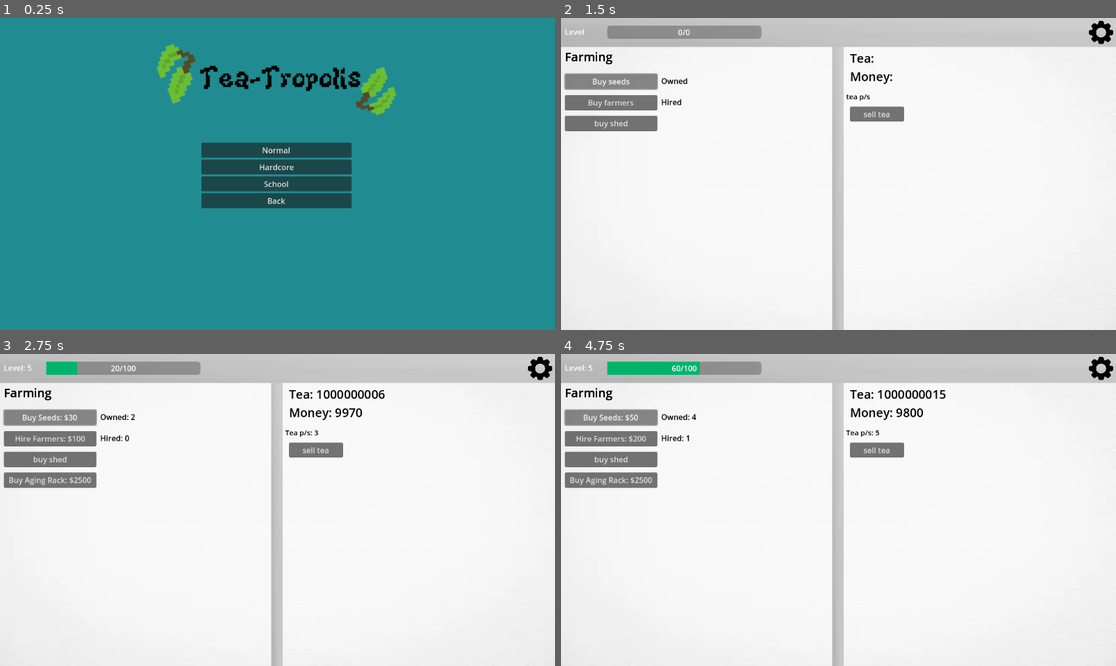
Above: before the commit, frames 1-4 (two rows, left to right).
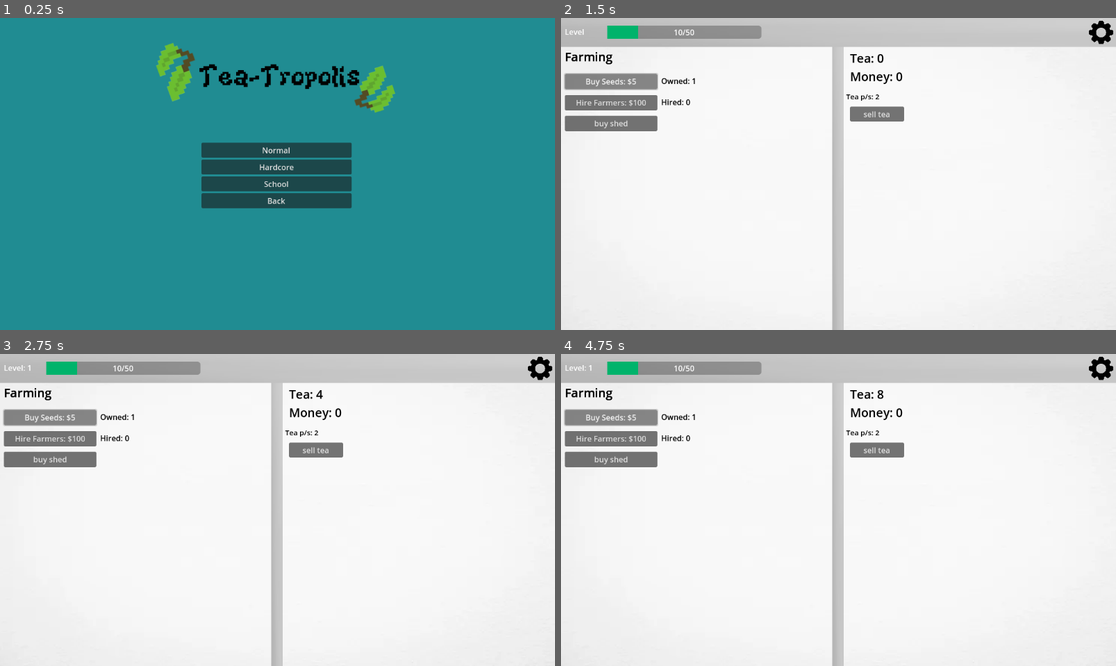
Above: after the commit, the same moments.

Repository: scarvey01/tea-tropolis
Game: Godot game, scene res://menu screens/Mode Select.tscn
Same seed, same stepped clock (60 frames per second), same inputs: the game is played once before the commit and once after it. The project has no main scene, so this scene is started directly.
Inputs:
- Up to frame 1 (0.25 s): no input
- Up to frame 2 (1.5 s): click "School" at 0.5 s; click "Buy seeds" (after the commit: "Buy Seeds: $0") at 1.25 s
- Up to frame 3 (2.75 s): click "Buy Seeds: $20" (after the commit: "Buy Seeds: $5") at 2 s
- Up to frame 4 (4.75 s): click "Buy Seeds: $30" (after the commit: "Buy Seeds: $5") at 2.75 s; click "Hire Farmers: $100" at 3.5 s; click "Buy Seeds: $40" (after the commit: "Buy Seeds: $5") at 4.25 s

The runs differ from the first frame. In frame 1, 1.4% of the frame differs, in the area x 28-72%, y 8-32%; in frame 2, 0.6%; in frame 3, 1.3%; in frame 4, 1.8%, in the area x 0-70%, y 2-43%.

Commit message:
Add files via upload

Diff:
--- a/Game (school)/tea_tropolis_school.gd
+++ b/Game (school)/tea_tropolis_school.gd
@@ -1,26 +1,59 @@
 extends Node2D
 var setting_menu_open = true
 var dark_mode = false
-var level = 5 #LEVEL LEVEL LEVEL LEVEL LEVEL LEVEL
+var level = 1 #LEVEL LEVEL LEVEL LEVEL LEVEL LEVEL
 var xp = 0 #########################
-var levelxp = 100########################
-var tea = 1000000000## TEA TEA TEA TEA TEA TEA TEA TEA
+var levelxp = 50########################
+var tea = 0## TEA TEA TEA TEA TEA TEA TEA TEA
 var teaps = 1
 var tea_all_time = 0
 var teatomoney = 0.5
-var money = 10000 ### Money Money Money Money Money Money
+var money = 0 ### Money Money Money Money Money Money
 var money_all_time = 0
 var money_spent = 0
-var seed_cost = 10
+var seed_cost = 0
 var max_seed = 9
 var seed_owned = 0
 var farmer_cost = 100
 var farmer_owned = 0
+var age_rack_owned = false
 var age_rack_cost = 2500
 var aging_cost = 1000
 var aging_tea = 0
 var Timer2 = Timer.new()
 var batch = false
+#######################################################################################################
+
+
+func save_game():
+	var saved_game:SavedGame = SavedGame.new()
+
+	saved_game.dark_mode = dark_mode
+	saved_game.tea = tea
+	saved_game.teaps = teaps
+	saved_game.teatomoney = teatomoney
+	saved_game.tea_all_time = tea_all_time
+	saved_game.money = money
+	saved_game.money_all_time = money_all_time
+	saved_game.money_spent = money_spent
+	saved_game.level = level
+	saved_game.levelxp = levelxp
+	saved_game.xp = xp
+	saved_game.seed_cost = seed_cost
+	saved_game.max_seed = max_seed
+	saved_game.max_seed = seed_owned
+	saved_game.farmer_cost = farmer_cost
+	saved_game.farmer_owned = farmer_owned
+	saved_game.age_rack_owned = age_rack_owned
+	saved_game.aging_tea = aging_tea
+	saved_game.batch = batch
+
+	ResourceSaver.save(saved_game, "user://savegame.tres")
+
+func load_game():
+	var saved_game:SavedGame = load("user://savegame.tres") as SavedGame
+
+	var _darkmode = saved_game.dark_mode
 
 func _ready():
 	# Create a new Timer
@@ -35,8 +68,7 @@
 	# Connect the signal
 	timer1.timeout.connect(_on_timer1_timeout)
 	timer1.start()
-	tea += teaps
-	tea_all_time += teaps
+
 func _on_timer1_timeout(): #REFRESHES EVERYTHING
 	tea += teaps
 	tea_all_time += teaps
@@ -44,9 +76,26 @@
 func check_level():
 	age_rack_level()
 #RIGHT SIDE OF SCREEN VALUES RIGHT SIDE OF SCREEN VALUES RIGHT SIDE OF SCREEN VALUES
-func _process(delta):
+func _process(_delta):
 	display_slider_tea()
-
+	display_needed_xp()
+	diplay_xp_bar()
+	check_level()
+	display_tea()
+	display_money()
+	check_level()
+	display_teaps()
+	display_total_tea()
+	display_total_money()
+	display_money_spent()
+	display_seed_cost()
+	display_farmer_cost()
+	display_seed_owned()
+	display_farmer_owned()
+	display_buy_aging_rack()
+	display_age_cost()
+	display_slider_tea()
+	display_age_time()
 func display_tea():
 	$gui/Teaamt.text = "Tea: " + str(int(tea))
 func display_money():
@@ -68,7 +117,7 @@
 func leveling():
 	if xp >= levelxp:
 		level += 1
-		levelxp += 50
+		levelxp += 25
 		xp = 0
 func display_age_tea_cost():
 	$gui/Buffs/age_tea.text = "Age Tea: $" + str (aging_cost)
@@ -81,7 +130,6 @@
 		aging_tea += $gui/Buffs/age_slider.value
 		batch = true
 		aging_tea_timer()
-
 func aging_tea_timer():
 	Timer2.wait_time = 300.0
 	Timer2.one_shot = true
@@ -93,7 +141,6 @@
 	money += aging_tea * teatomoney
 	aging_tea = 0
 	teatomoney -= 0.5
-
 func display_age_time():
 	$"gui/Buffs/Time reamaing".text = "Time Remaing: " + str(int(Timer2.time_left)) + "s"
 func tea_slider():
@@ -106,7 +153,7 @@
 	if money >= seed_cost and seed_owned <= max_seed:
 		money -= seed_cost
 		money_spent += seed_cost
-		seed_cost += 10
+		seed_cost += 5
 		seed_owned += 1
 		xp += 10
 		teaps += 1
@@ -119,7 +166,7 @@
 		money -= farmer_cost
 		farmer_owned += 1
 		money_spent += farmer_cost
-		farmer_cost += 100
+		farmer_cost += 50
 		max_seed += 2
 		xp += 20
 func display_seed_owned():
@@ -130,7 +177,10 @@
 	if level >= 3:
 		$gui/Farming/buy_aging_rack.visible =true
 func display_buy_aging_rack():
-	$gui/Farming/buy_aging_rack.text = "Buy Aging Rack: $" + str(age_rack_cost)
+	if not age_rack_owned:
+		$gui/Farming/buy_aging_rack.text = "Buy Aging Rack: $" + str(age_rack_cost)
+	else:
+		$gui/Farming/buy_aging_rack.visible = false
 func _on_buy_aging_rack_pressed():
 	if money >= age_rack_cost and level >= 5:
 		money -= age_rack_cost
@@ -139,6 +189,7 @@
 		$gui/Farming/buy_aging_rack.visible = false
 		$gui/Buffs/age_tea.visible = true
 		$gui/Buffs.visible = true
+		age_rack_owned = true
 func display_age_cost():
 	$gui/Buffs/age_tea.text = "age tea: $" + str(aging_cost)
 #SETTINGS MENU SETTINGS MENU SETTINGS MENUSETTINGS MENU SETTINGS MENU SETTINGS MENU
@@ -178,9 +229,8 @@
 func _on_darkmode_pressed():
 	dark_mode1()
 
-
-
 func update_all():
+	save_game()
 	display_tea()
 	display_money()
 	check_level()
--- a/load_game.tscn
+++ b/load_game.tscn
@@ -1,8 +1,10 @@
-[gd_scene load_steps=2 format=3 uid="uid://r7aw6mydpodl"]
+[gd_scene load_steps=3 format=3 uid="uid://r7aw6mydpodl"]
 
 [ext_resource type="Texture2D" uid="uid://bxa6q2ltjhgbw" path="res://Untitled.png" id="1_g6ten"]
+[ext_resource type="Script" uid="uid://cus5hhj6hvmig" path="res://load_game_menu.gd" id="1_lo7pw"]
 
 [node name="Node2D" type="Node2D"]
+script = ExtResource("1_lo7pw")
 
 [node name="CenterContainer" type="CenterContainer" parent="."]
 offset_left = 2.0
@@ -12,3 +14,13 @@
 [node name="logo" type="Sprite2D" parent="CenterContainer"]
 position = Vector2(576.422, 126.318)
 texture = ExtResource("1_g6ten")
+
+[node name="load save school" type="Button" parent="."]
+offset_left = 384.0
+offset_top = 216.0
+offset_right = 768.0
+offset_bottom = 256.0
+text = "save file 1"
+
+[connection signal="pressed" from="load save school" to="." method="_on_load_save_school_pressed"]
+[connection signal="pressed" from="load save school" to="." method="_on_load_save_1_pressed"]
--- /dev/null
+++ b/load_game_menu.gd
@@ -0,0 +1,35 @@
+extends Node2D
+
+var save_path_school = "user://savegame.tres"
+func load_game1():
+	if ResourceLoader.exists(save_path_school):
+		var save_data = load(save_path_school) as SavedGame
+		if save_data:
+			print(save_data.tea)
+			save_data.teaps
+			save_data.money
+			save_data.money_all_time
+			save_data.money_spent
+			save_data.money_spent
+			save_data.dark_mode
+			save_data.level
+			save_data.levelxp
+			save_data.xp
+			save_data.batch
+			save_data.farmer_cost
+			save_data.farmer_owned
+			save_data.age_rack_owned
+			save_data.aging_tea
+			save_data.max_seed
+			save_data.seed_cost
+			save_data.seed_owned
+
+			# Change to the game scene
+			get_tree().change_scene_to_file("res://Game (school)/tea_tropolis_school.tscn")
+
+
+
+
+func _on_load_save_school_pressed():
+	load_game1()
+	print("button clicked")
--- a/menu screens/Mode Select.tscn
+++ b/menu screens/Mode Select.tscn
@@ -51,15 +51,16 @@
 
 [node name="CenterContainer" type="CenterContainer" parent="."]
 layout_mode = 0
-offset_right = 1155.0
-offset_bottom = 236.0
+offset_right = 1144.0
+offset_bottom = 225.0
 
 [node name="logo" type="Sprite2D" parent="CenterContainer"]
-position = Vector2(576.422, 126.318)
+position = Vector2(574.711, 122.659)
+scale = Vector2(0.997156, 0.978728)
 texture = ExtResource("2_r21yi")
 
 [connection signal="pressed" from="MarginContainer/VBoxContainer/Normal" to="." method="_on_play_pressed"]
+[connection signal="pressed" from="MarginContainer/VBoxContainer/School" to="." method="_on_school_pressed"]
 [connection signal="pressed" from="MarginContainer/VBoxContainer/School" to="." method="_on_options_pressed"]
-[connection signal="pressed" from="MarginContainer/VBoxContainer/School" to="." method="_on_school_pressed"]
+[connection signal="pressed" from="MarginContainer/VBoxContainer/Back" to="." method="_on_back_pressed"]
 [connection signal="pressed" from="MarginContainer/VBoxContainer/Back" to="." method="_on_quit_pressed"]
-[connection signal="pressed" from="MarginContainer/VBoxContainer/Back" to="." method="_on_back_pressed"]
--- /dev/null
+++ b/saved_game/saved_game.gd
@@ -0,0 +1,22 @@
+class_name SavedGame
+extends Resource
+
+@export var tea:float
+@export var money:float
+@export var xp:float
+@export var level:float
+@export var levelxp:float
+@export var dark_mode:bool
+@export var teaps:float
+@export var tea_all_time:float
+@export var teatomoney:float
+@export var money_all_time:float
+@export var money_spent:float
+@export var seed_cost:float
+@export var max_seed:float
+@export var seed_owned:float
+@export var farmer_cost:float
+@export var farmer_owned:float
+@export var age_rack_owned:float
+@export var aging_tea:float
+@export var batch:bool
Not shown, added: load_game_menu.gd.uid
Not shown, added: saved_game/saved_game.gd.uid
Not shown, added: savegame.data
